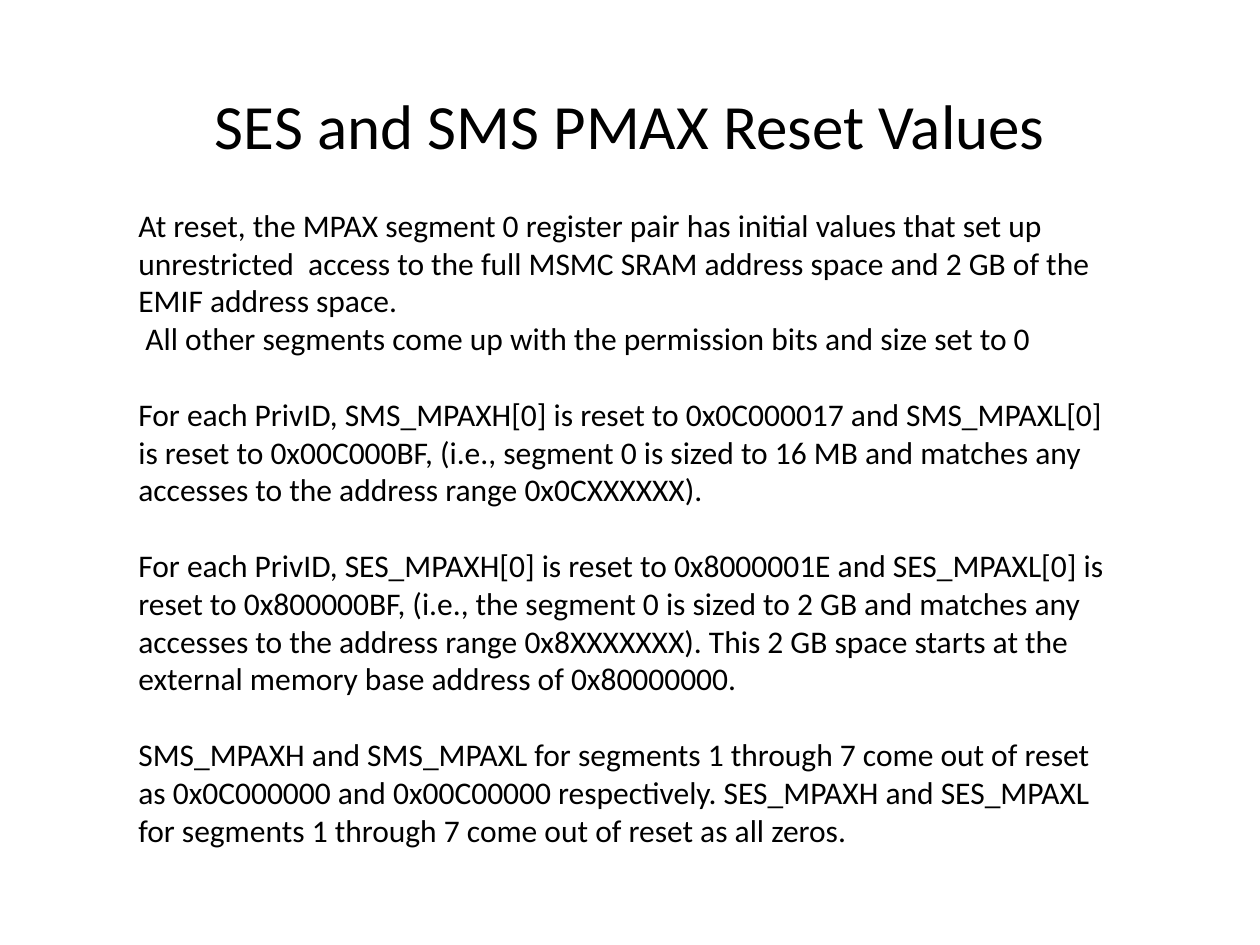
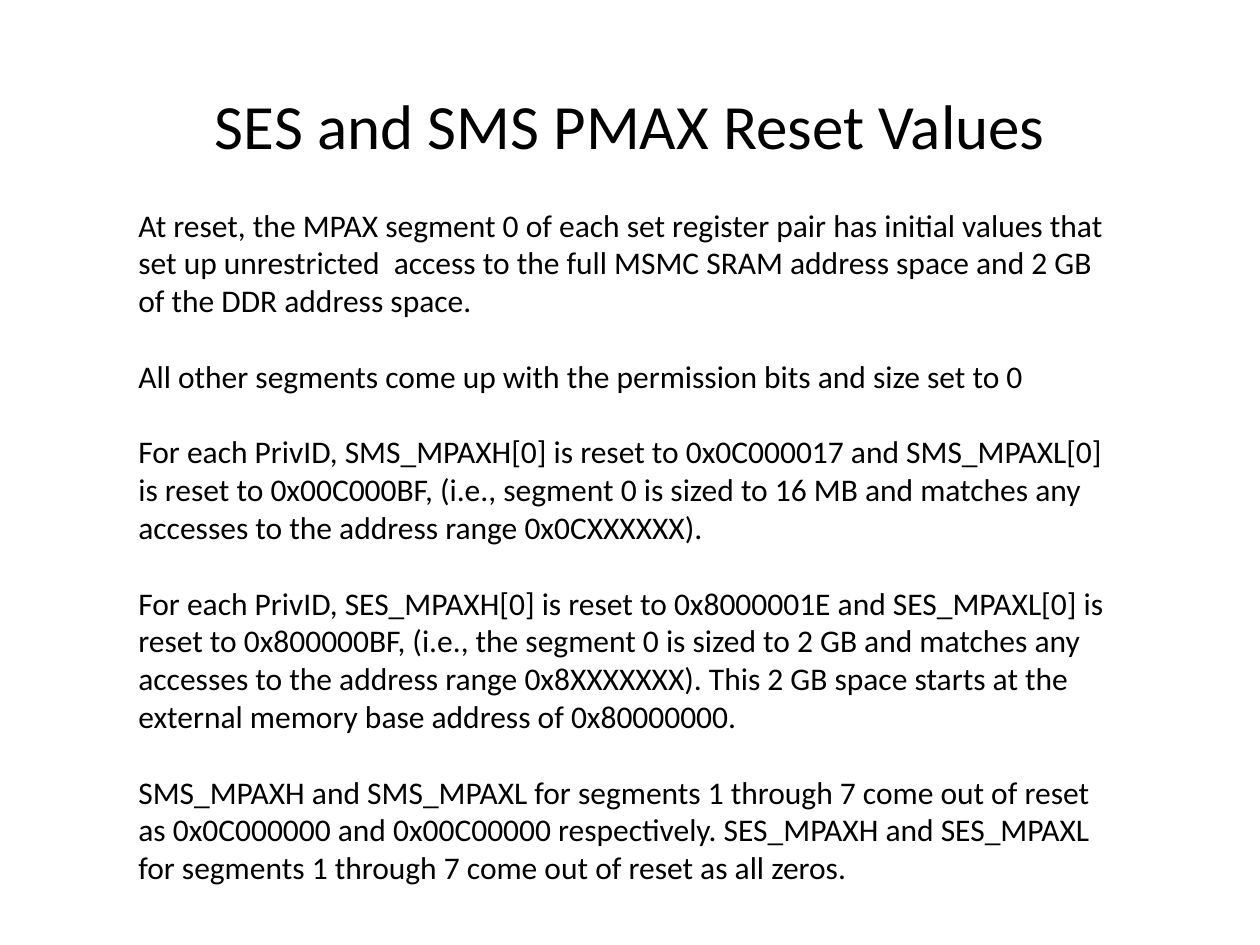
Before and after one commit to hari1989/keystone-workshop, a slide deck: slide 17 of preliminary/Extended memory Controller and the MPAX registers.pptx. Drawn at 1260x945 pixels with LibreOffice and Linux fonts; fonts in the diff are those of the drawing. Boxes give left, top, right and bottom in pixels: in the first picture for what was removed or moved away, otherwise in the second. Text is boxed around its words. In the diff, an @@ line names an element or a change of style, - is before the commit and + after.

Commit message:
Dallas TTT edits RJH

```diff
--- a/preliminary/Extended memory Controller and the MPAX registers.pptx
+++ b/preliminary/Extended memory Controller and the MPAX registers.pptx
@@ text at (x1=138, y1=215, x2=1102, y2=317): text changed @@
-At reset, the MPAX segment 0 register pair has initial values that set up unrestricted access to the full MSMC SRAM address space and 2 GB of the EMIF address space.
+At reset, the MPAX segment 0 of each set register pair has initial values that set up unrestricted access to the full MSMC SRAM address space and 2 GB of the DDR address space.
```
